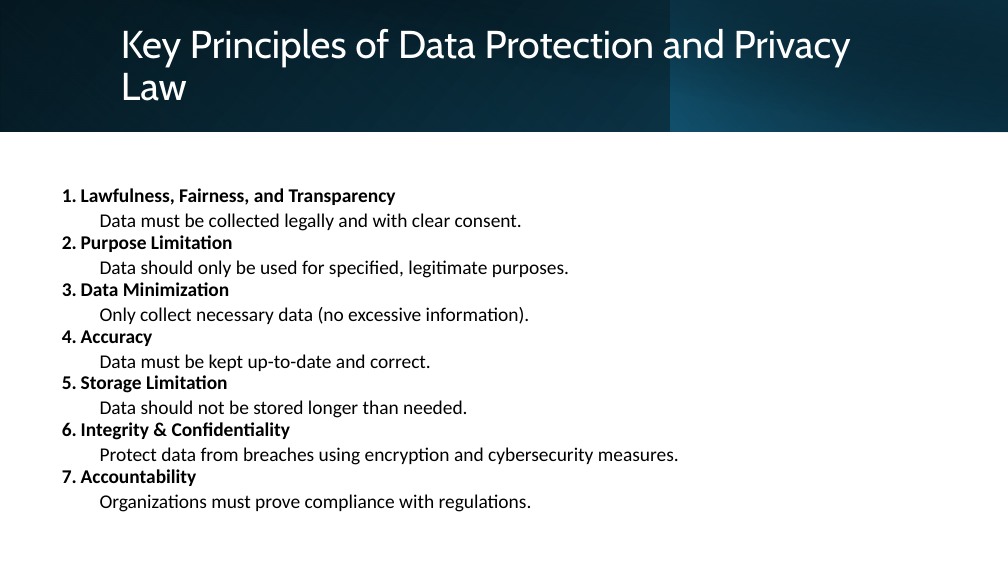
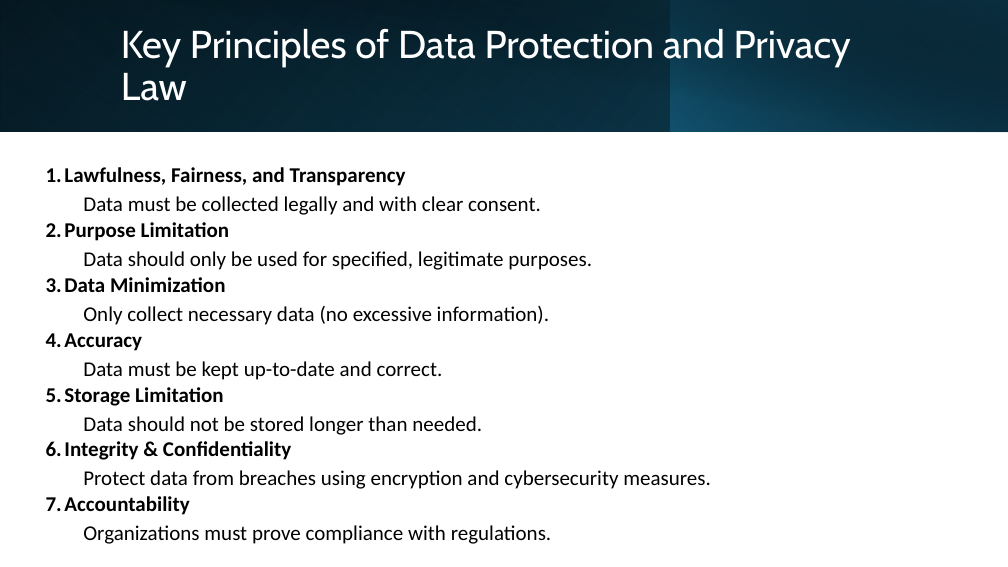
Before and after one commit to shakiliitju/M.Sc-in-ICT, a slide deck: slide 7 of Semester 2/Applied Cyber Security/Lecture/L7.pptx (slide 8 before the commit). Drawn at 1008x567 pixels with LibreOffice and Linux fonts; fonts in the diff are those of the drawing. Boxes give left, top, right and bottom in pixels: in the first picture for what was removed or moved away, otherwise in the second. Text is boxed around its words. In the diff, an @@ line names an element or a change of style, - is before the commit and + after.

```diff
--- a/Semester 2/Applied Cyber Security/Lecture/L7.pptx
+++ b/Semester 2/Applied Cyber Security/Lecture/L7.pptx
@@ text "Lawfulness, Fairness, and Transparency": place and size @@
-text "Lawfulness, Fairness, and Transparency" at (81, 188, 679, 512)
+text "Lawfulness, Fairness, and Transparency" at (64, 167, 711, 544)
@@ text "Lawfulness, Fairness, and Transparency" at (64, 167, 711, 544): size 18.5 to 20 pt; line spacing 0.8 to 0.9 @@
```
Also in this commit, not shown: 25 other slides changed, 2 slides removed.
